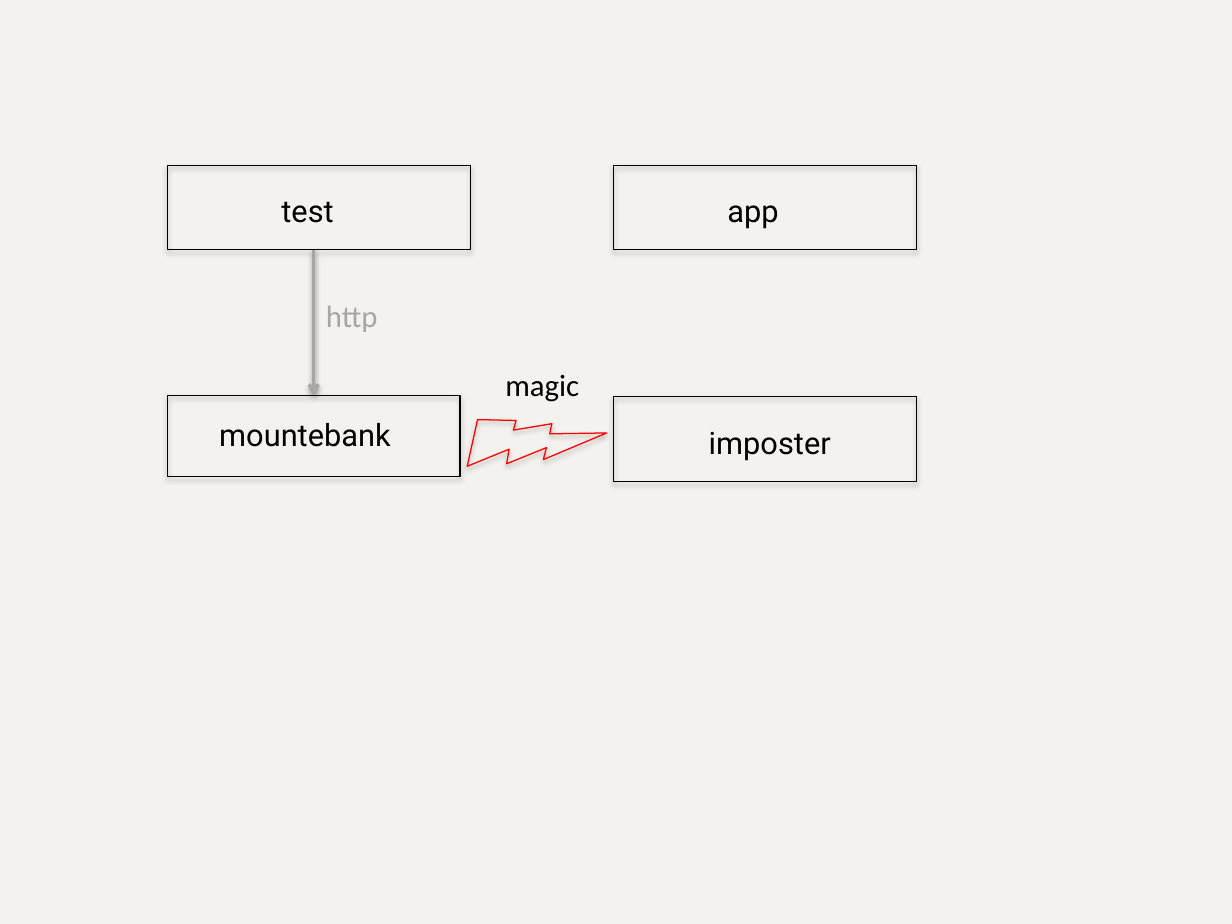
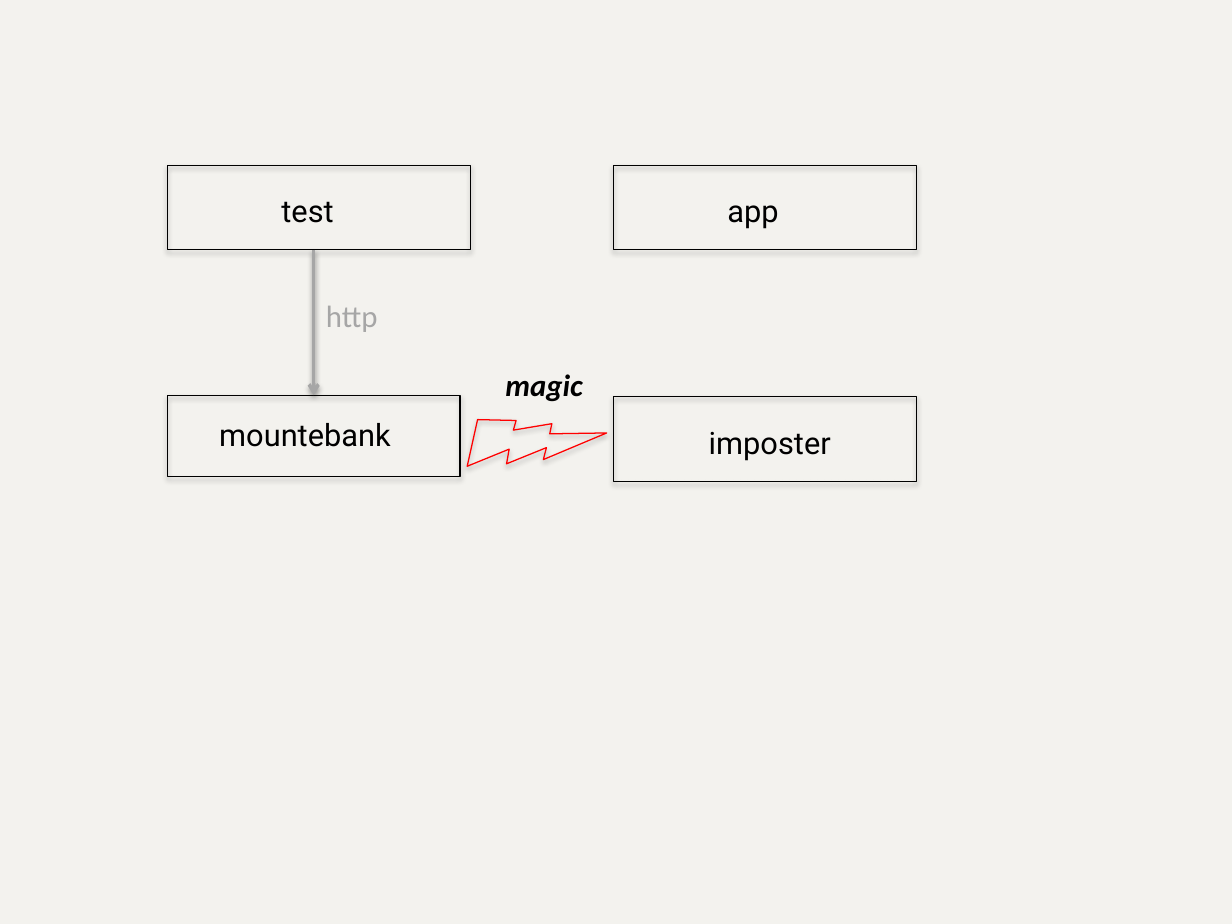
Before and after one commit to bbyars/mountebank, a slide deck: slide 3 of src/public/images/sources/sources.pptx. Drawn at 1232x924 pixels with LibreOffice and Linux fonts; fonts in the diff are those of the drawing. Boxes give left, top, right and bottom in pixels: in the first picture for what was removed or moved away, otherwise in the second. Text is boxed around its words. In the diff, an @@ line names an element or a change of style, - is before the commit and + after.

```diff
--- a/src/public/images/sources/sources.pptx
+++ b/src/public/images/sources/sources.pptx
@@ text "magic" at (505,374,582,401): bold on, italic on @@
```
Also in this commit, not shown: 9 other slides changed, 2 slides added.
